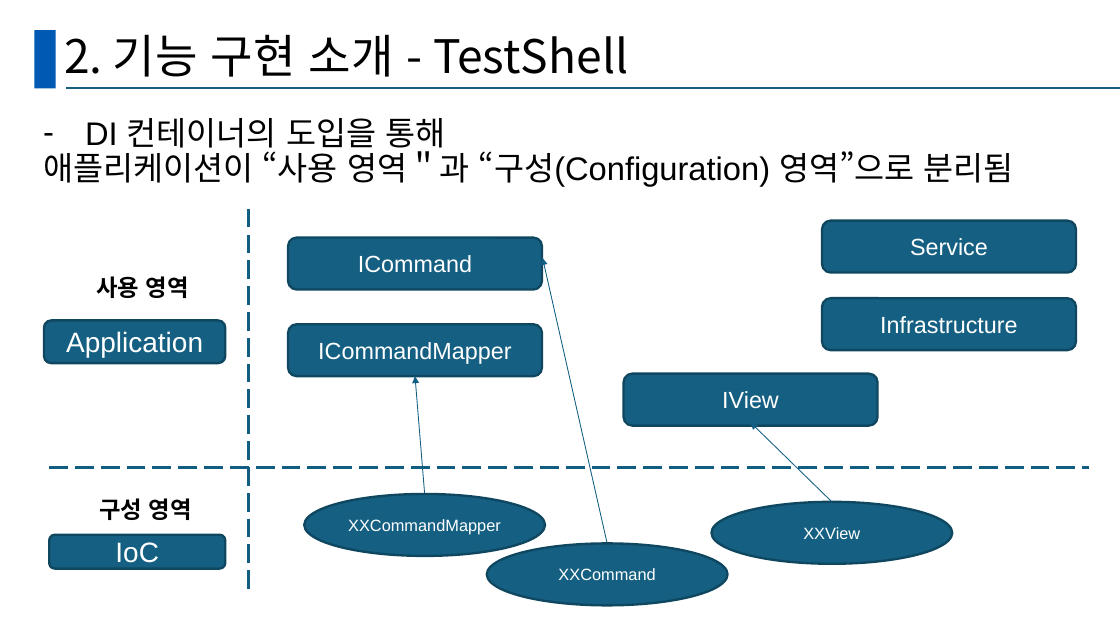
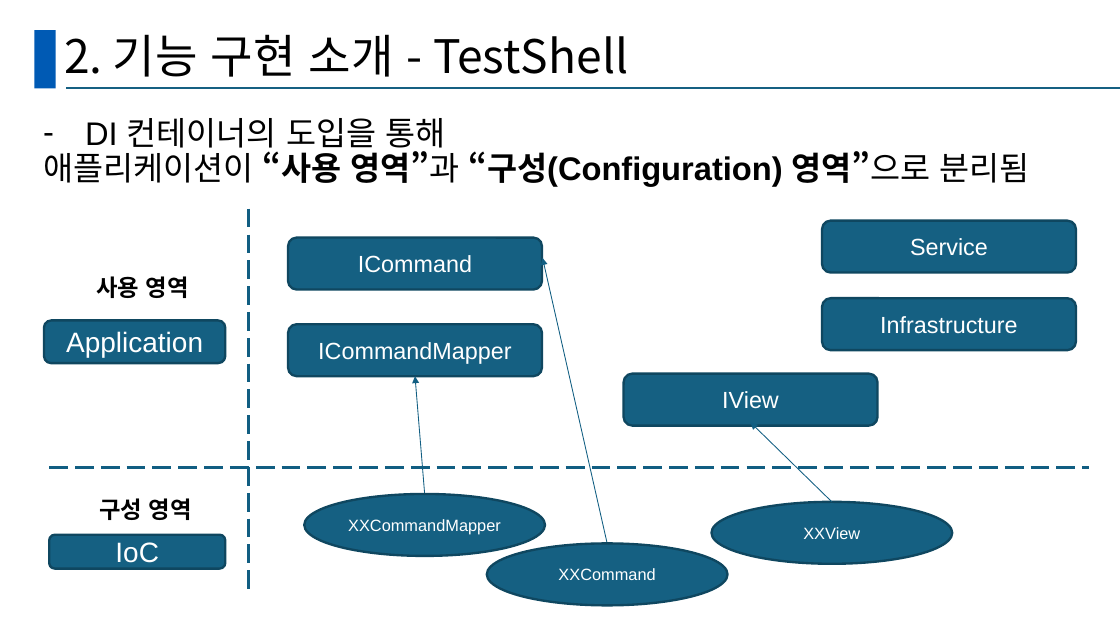
Before and after one commit to GanghyunLee/deep-dive-ssd, a slide deck: slide 20 of D조_DeepDive.pptx (slide 30 before the commit). Drawn at 1120x630 pixels with LibreOffice and Linux fonts; fonts in the diff are those of the drawing. Boxes give left, top, right and bottom in pixels: in the first picture for what was removed or moved away, otherwise in the second. Text is boxed around its words. In the diff, an @@ line names an element or a change of style, - is before the commit and + after.

```diff
--- a/D조_DeepDive.pptx
+++ b/D조_DeepDive.pptx
@@ text at bbox=[43, 147, 1030, 187]: text changed; bold on @@
-애플리케이션이 “사용 영역＂과 “구성(Configuration) 영역”으로 분리됨
+애플리케이션이 “사용 영역”과 “구성(Configuration) 영역”으로 분리됨
```
Also in this commit, not shown: 9 other slides changed, 4 slides added, 1 slide removed.
